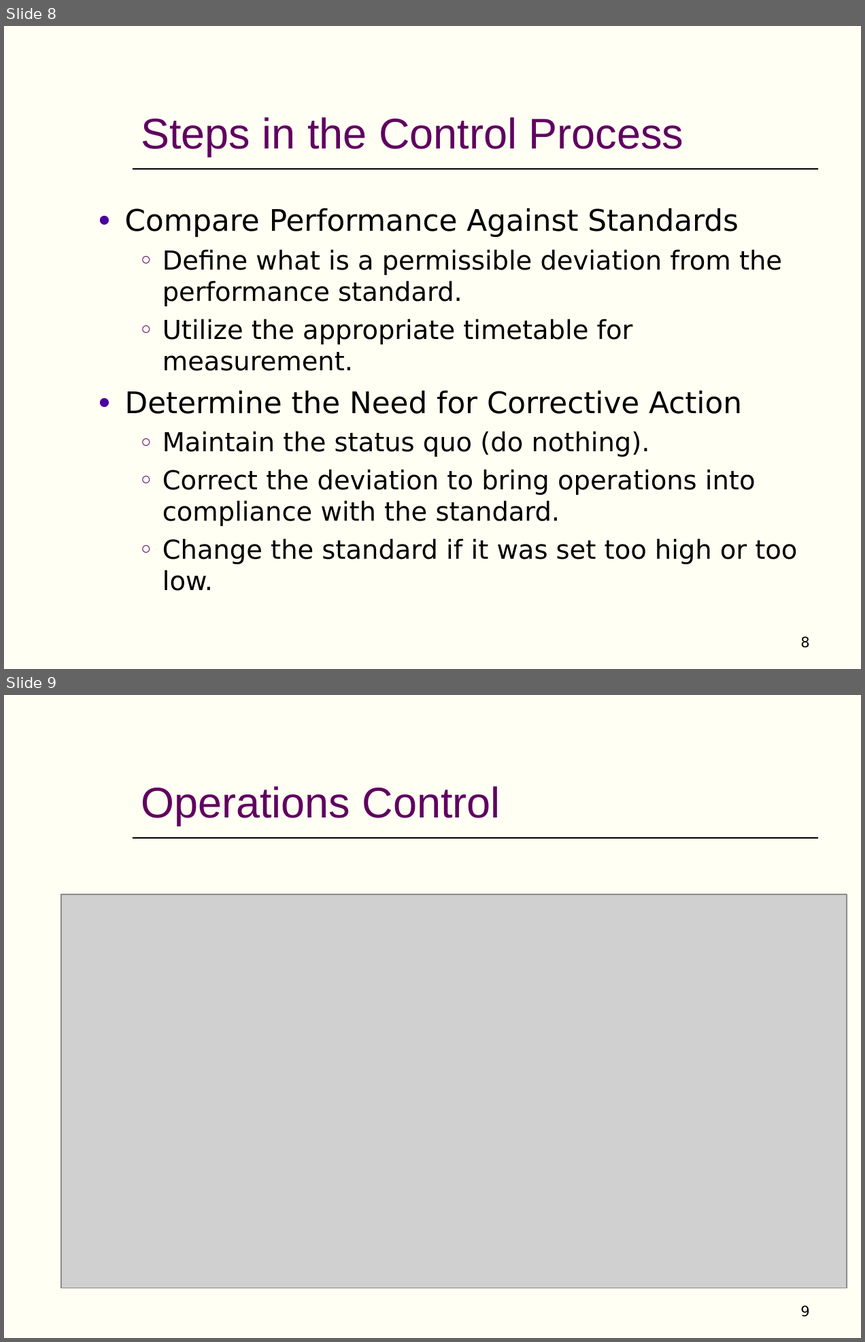
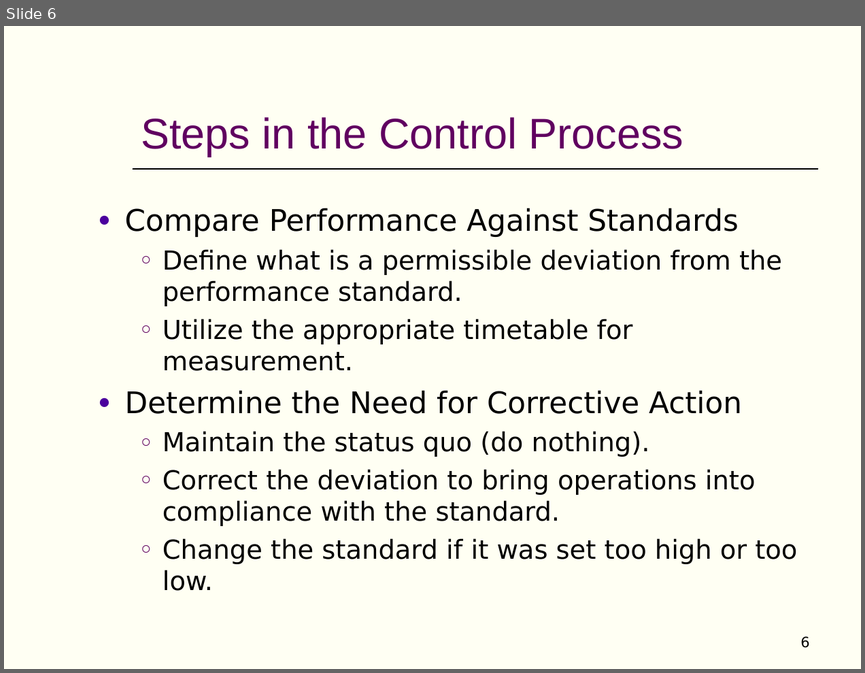
Before and after one commit to AbdullahRFA/3_2_ALL_Resources, a slide deck: Management & Accounting /Management/Chapter-20 (MGT) (Short).ppt. Shown one above the other, each under a label of ours: slides 8 and 9 before the commit, slide 6 after it. The pictures are 865x1342 and 865x673 pixels, drawn with LibreOffice and Linux fonts; fonts in the diff are those of the drawing; grey boxes stand for pictures. Boxes give left, top, right and bottom in pixels: in the first picture for what was removed or moved away, otherwise in the second. Text is boxed around its words. In the diff, an @@ line names an element or a change of style, - is before the commit and + after.

```diff
--- a/Management & Accounting /Management/Chapter-20 (MGT) (Short).ppt
+++ b/Management & Accounting /Management/Chapter-20 (MGT) (Short).ppt
@@ slide 9 removed at (4, 695, 861, 1338), background #FFFFF3; not listed: 3 template elements that a slide beside it also shows @@
@@ title removed at (141, 786, 500, 825) @@
-Operations Control
@@ picture removed at (61, 895, 847, 1288) @@
@@ page number removed at (800, 1305, 809, 1317) @@
-9
@@ what was slide 8 is now slide 6 @@
@@ page number at (800, 636, 809, 648): text changed @@
-8
+6
```
Also in this commit, not shown: 2 slides changed, 3 other slides removed, 7 other files.
